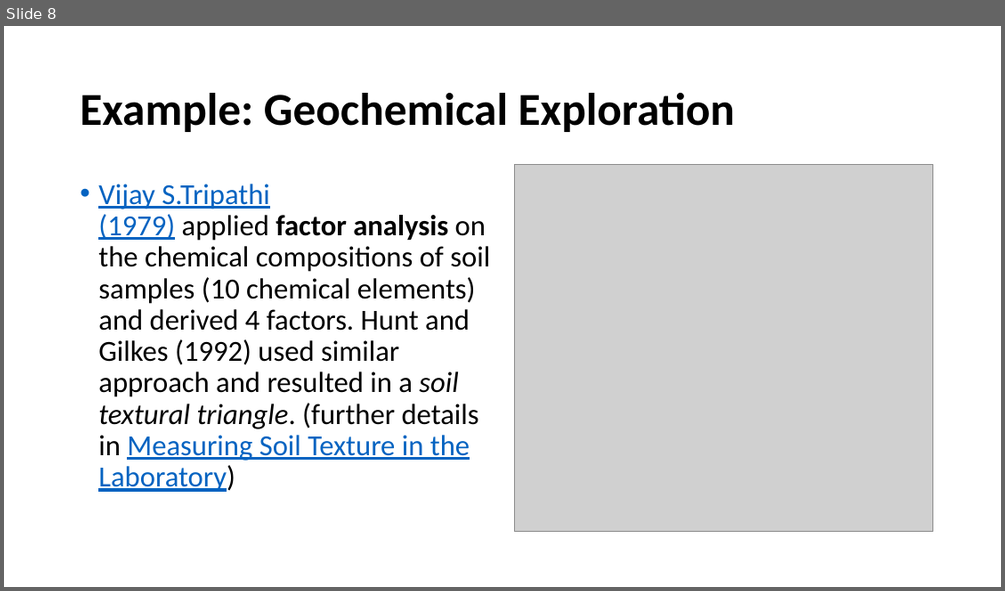
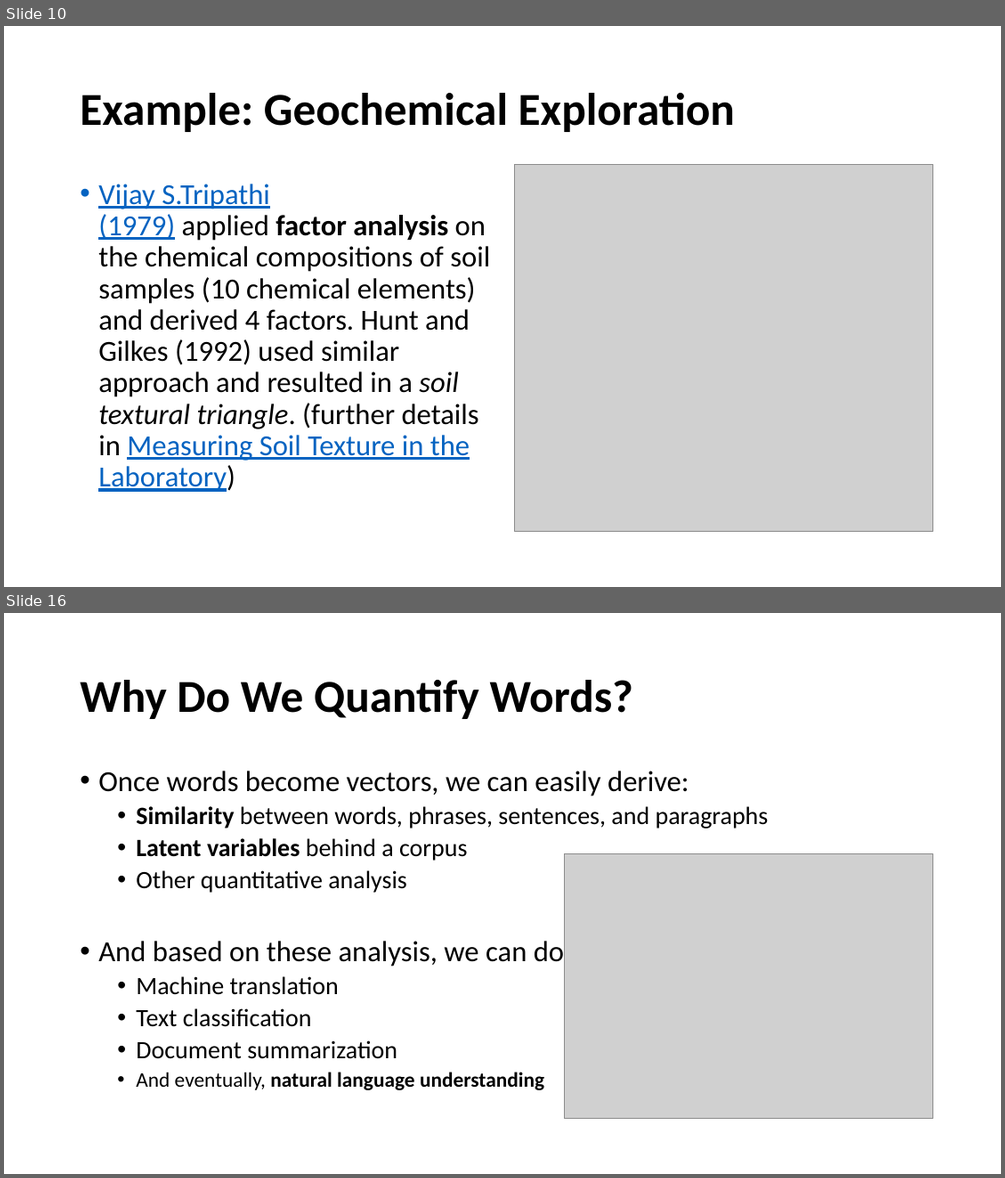
Before and after one commit to tingsyo/course_2020Q3_representation_learning, a slide deck: notebooks/03_Latent_variable_theory.pptx. Shown one above the other, each under a label of ours: slide 8 before the commit, slides 10 and 16 after it; the slides between them are not shown. The pictures are 1005x591 and 1005x1178 pixels, drawn with LibreOffice and Linux fonts; fonts in the diff are those of the drawing; grey boxes stand for pictures. Boxes give left, top, right and bottom in pixels: in the first picture for what was removed or moved away, otherwise in the second. Text is boxed around its words. In the diff, an @@ line names an element or a change of style, - is before the commit and + after.

```diff
--- a/notebooks/03_Latent_variable_theory.pptx
+++ b/notebooks/03_Latent_variable_theory.pptx
@@ slide 16 added at [4, 613, 1001, 1174], background #FFFFFF @@
@@ title added at [80, 680, 633, 719], 44 pt, text #000000, bold @@
+Why Do We Quantify Words?
@@ text added at [98, 771, 769, 1090], 24 pt, text #000000 @@
+• Once words become vectors, we can easily derive:
+  • Similarity between words, phrases, sentences, and paragraphs
+  • Latent variables behind a corpus
+  • Other quantitative analysis
+• And based on these analysis, we can do:
+  • Machine translation
+  • Text classification
+  • Document summarization
+  • And eventually, natural language understanding
@@ picture added at [565, 853, 933, 1118] @@
@@ what was slide 8 is now slide 10 @@
```
Also in this commit, not shown: 2 slides changed, 6 other slides added.
